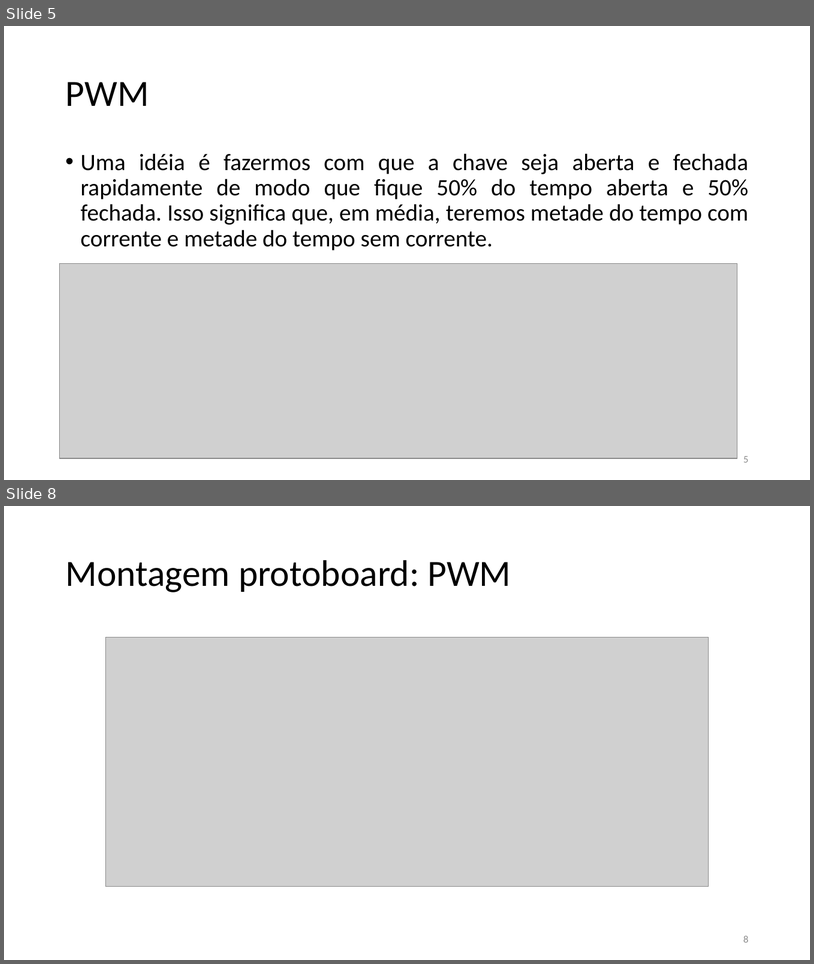
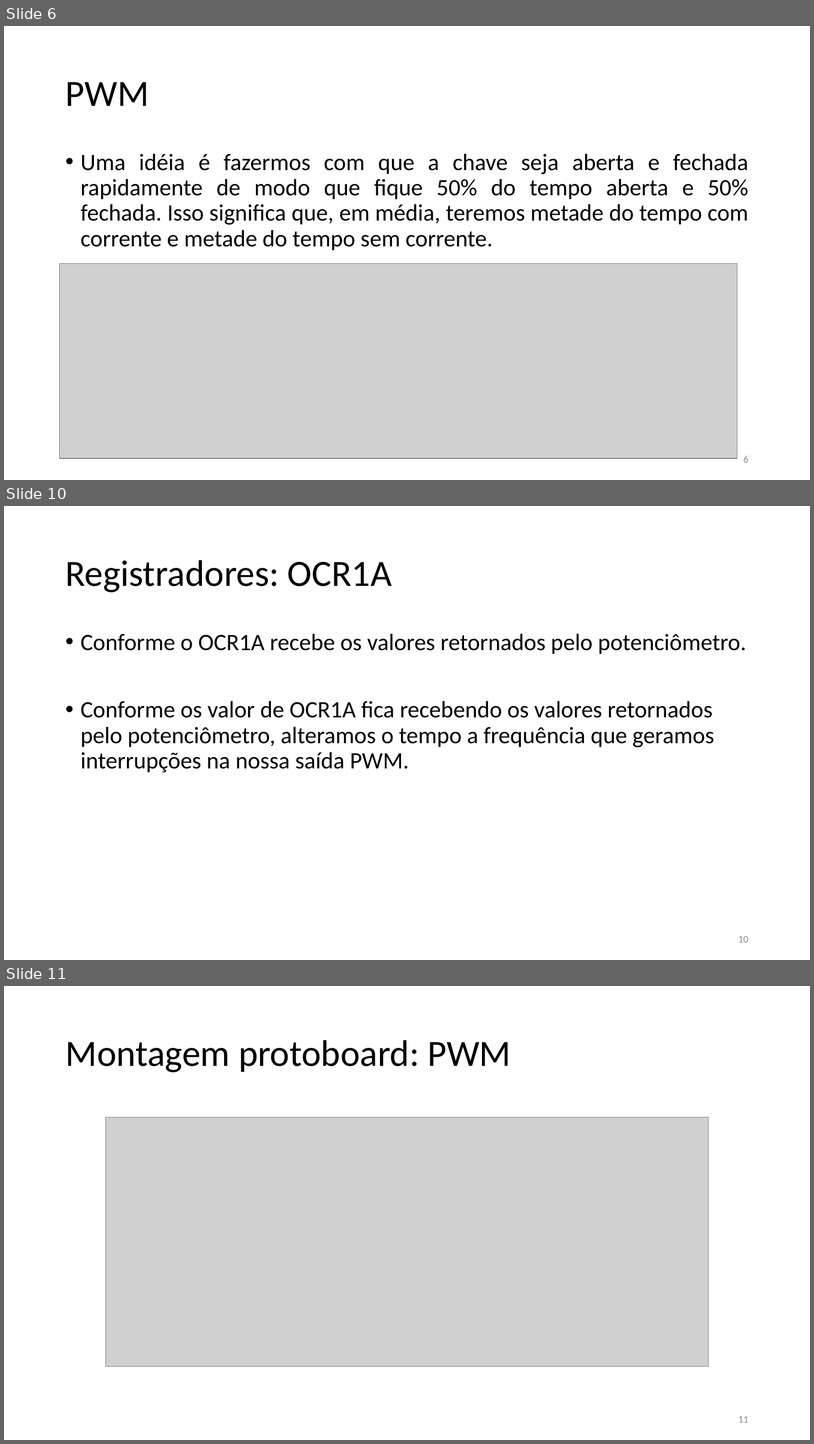
Before and after one commit to marcotulio95/PROJECT1-Arquitetura_-De_-Computadores, a slide deck: Apresentação/Arquitetura de Computadores1.pptx. Shown one above the other, each under a label of ours: slides 5 and 8 before the commit, slides 6, 10 and 11 after it; the slides between them are not shown. The pictures are 814x964 and 814x1444 pixels, drawn with LibreOffice and Linux fonts; fonts in the diff are those of the drawing; grey boxes stand for pictures. Boxes give left, top, right and bottom in pixels: in the first picture for what was removed or moved away, otherwise in the second. Text is boxed around its words. In the diff, an @@ line names an element or a change of style, - is before the commit and + after.

```diff
--- a/Apresentação/Arquitetura de Computadores1.pptx
+++ b/Apresentação/Arquitetura de Computadores1.pptx
@@ slide 10 added at box(4, 506, 810, 960), background #FFFFFF @@
@@ title added at box(65, 560, 392, 592), 44 pt, text #000000 @@
+Registradores: OCR1A
@@ text added at box(81, 633, 746, 772), 28 pt, text #000000 @@
+• Conforme o OCR1A recebe os valores retornados pelo potenciômetro.
+• Conforme os valor de OCR1A fica recebendo os valores retornados pelo potenciômetro, alteramos o tempo a frequência que geramos interrupções na nossa saída PWM.
@@ page number added at box(738, 936, 749, 942), 12 pt, text #8C8C8C @@
+10
@@ what was slide 5 is now slide 6 @@
@@ page number at box(744, 456, 749, 462): text changed @@
-5
+6
@@ what was slide 8 is now slide 11 @@
@@ page number at box(738, 1416, 749, 1422): text changed @@
-8
+11
```
Also in this commit, not shown: 3 slides changed, 2 other slides added.
